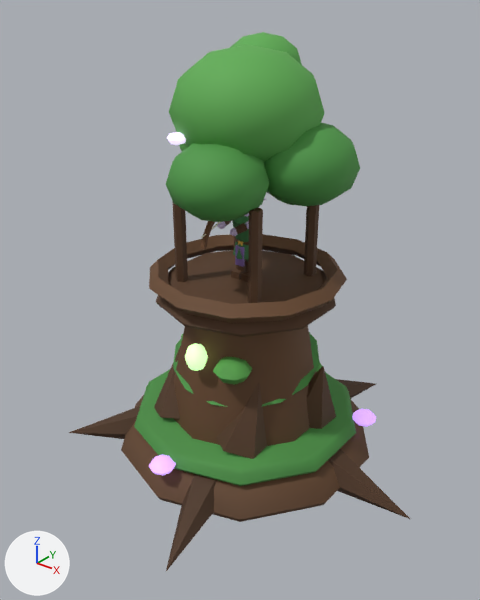
Two versions of the glTF model assets/3d/tours/sylvestres-0.glb, one commit apart.
One viewpoint serves both versions: a 50 mm lens placed at (0.995, -1.271, 1.223), pointed at (0.028, -0.062, 0.473). The axes (+X, +Y, +Z) are drawn at lower left. The lights are the same throughout. The picture after the commit comes second. Where no turn or scale is listed for an object, it has been applied to the vertices. Vertices at exactly the same position are counted once.

The older version as bpy lines, for what is in view:
```python
me_branches = bpy.data.meshes.new('Branches')
me_branches.from_pydata(...)  # 686 vertices, 1268 faces; spans x -0.434..0.536, y -0.51..0.51, z -0.541..0.583
me_branches.materials.append(mat_peint)
me_champignon0 = bpy.data.meshes.new('Champignon0')
me_champignon0.from_pydata(...)  # a UV sphere (8 segments, 4 rings, poles along z) spanning x -0.035..0.035, y -0.035..0.035, z -0.019..0.019; a UV sphere (8 segments, 4 rings, poles along z) spanning x -0.625..-0.555, y -0.023..0.047, z -0.019..0.019; a UV sphere (8 segments, 4 rings, poles along z) spanning x -0.337..-0.268, y -0.538..-0.468, z -0.019..0.019
me_champignon0.materials.append(mat_lueur_c599ff)  # purple #c79bff, glowing purple #c79bff
ob_sylvestres_0_lueur = bpy.data.objects.new('sylvestres_0_lueur', me_champignon0)
ob_sylvestres_0_lueur.location = (0.298, 0.163, 0.1)
ob_sylvestres_0_peint = bpy.data.objects.new('sylvestres_0_peint', me_branches)
ob_sylvestres_0_peint.location = (0.0, 0.0, 0.52)
```
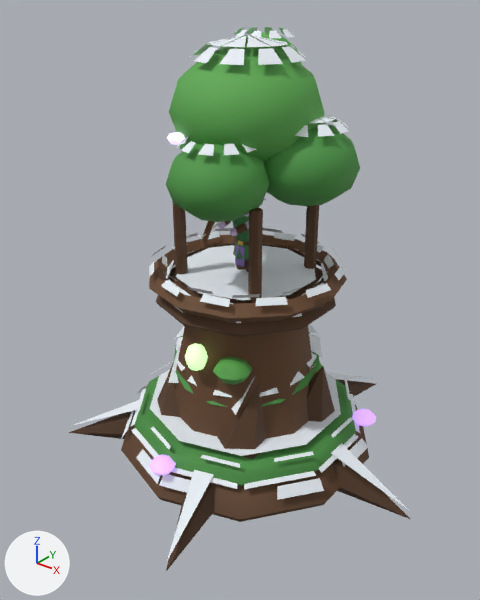
Changed parts and their boxes (x1, y1, x2, y2) in the pictures (480 x 600 px):
'sylvestres_0_peint', reshaped: before (69, 32, 410, 571); after (69, 27, 410, 571)
part 1 of me_branches, added: after (71, 228, 407, 563)
part 2 of me_branches, added: after (177, 27, 349, 156)

Patch to the scene script:
```diff
--- a/assets/3d/tours/sylvestres-0.glb.py
+++ b/assets/3d/tours/sylvestres-0.glb.py
@@ me_branches @@
 # used by ob_sylvestres_0_peint; location = (0.0, 0.0, 0.52)
-me_branches.from_pydata(...)  # 686 vertices, 1268 faces; spans x -0.434..0.536, y -0.51..0.51, z -0.541..0.583
+me_branches.from_pydata(...)  # 1395 vertices, 1615 faces; spans x -0.434..0.536, y -0.51..0.51, z -0.541..0.59
+# me_branches part 1: 419 vertices added at x -0.428..0.529, y -0.503..0.503, z -0.512..0.042
+# me_branches part 2: 290 vertices added at x -0.221..0.234, y -0.231..0.206, z 0.364..0.59
 me_branches.materials.append(mat_peint)
```
